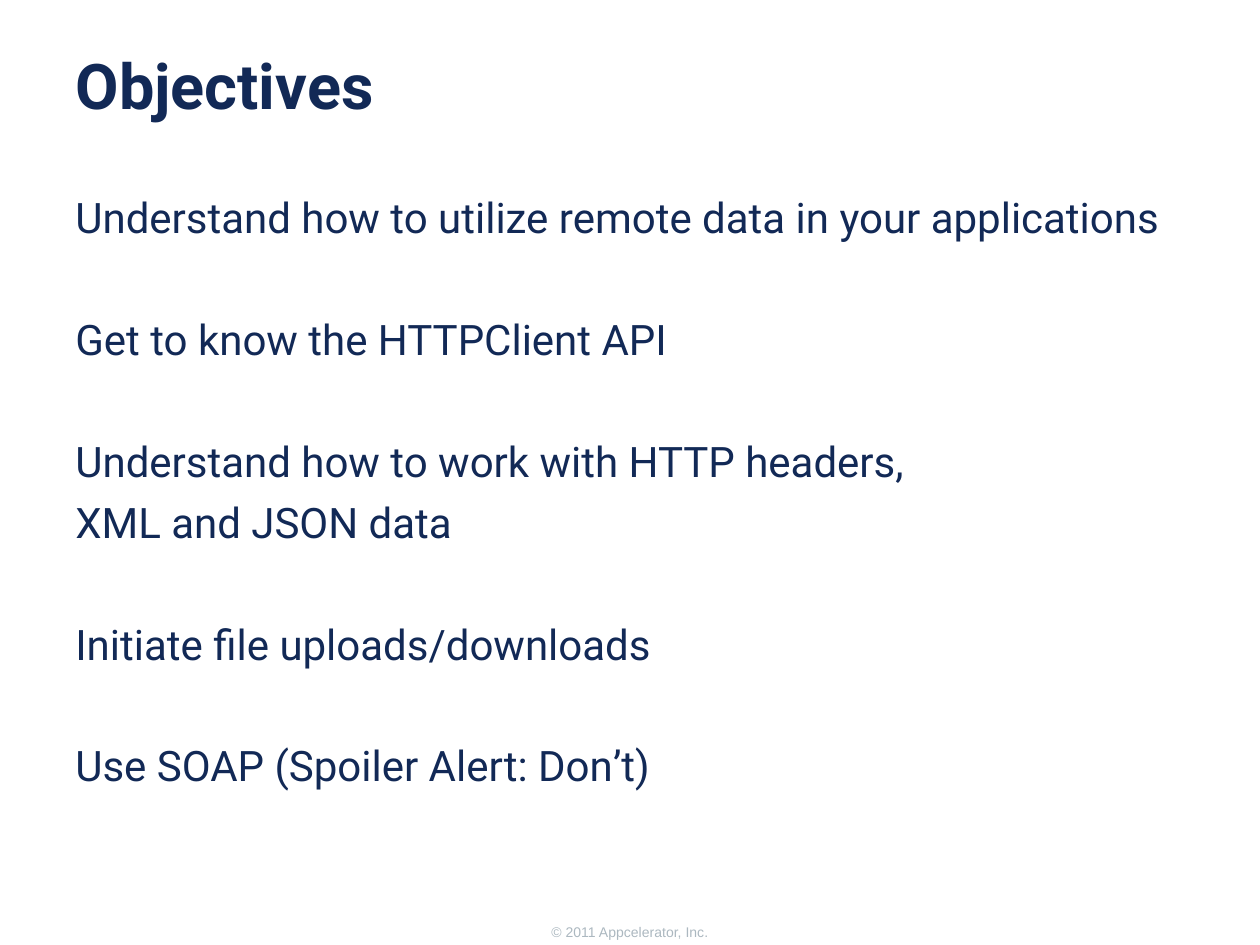
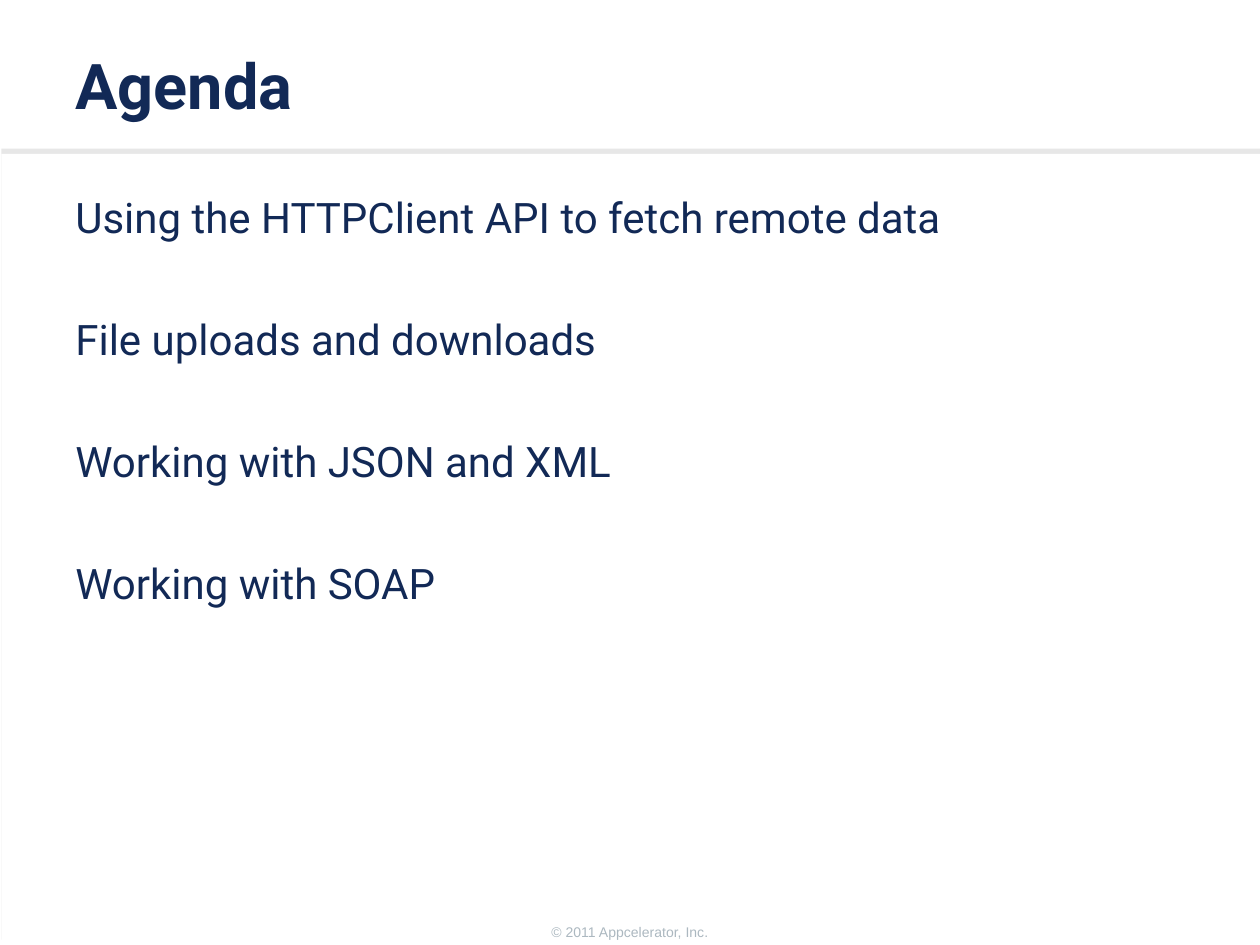
Before and after one commit to appcelerator-training-archive/tcad_certification, a slide deck: slide 2 of 260/260.ppt. Drawn at 1260x945 pixels with LibreOffice and Linux fonts; fonts in the diff are those of the drawing; background and template pictures are left out. Boxes give left, top, right and bottom in pixels: in the first picture for what was removed or moved away, otherwise in the second. Text is boxed around its words. In the diff, an @@ line names an element or a change of style, - is before the commit and + after.

```diff
--- a/260/260.ppt
+++ b/260/260.ppt
@@ title at box(76, 61, 293, 122): text changed @@
-Objectives
+Agenda
@@ rectangle added at box(1, 154, 1260, 945), fill #FFFFFF @@
@@ text at box(75, 201, 940, 608): text changed @@
-Understand how to utilize remote data in your applications
-Get to know the HTTPClient API
-Understand how to work with HTTP headers,
-XML and JSON data
-Initiate file uploads/downloads
-Use SOAP (Spoiler Alert: Don’t)
+Using the HTTPClient API to fetch remote data
+File uploads and downloads
+Working with JSON and XML
+Working with SOAP
```
Also in this commit, not shown: 5 other slides changed, 9 slides added, 13 slides removed, 16 other files.
